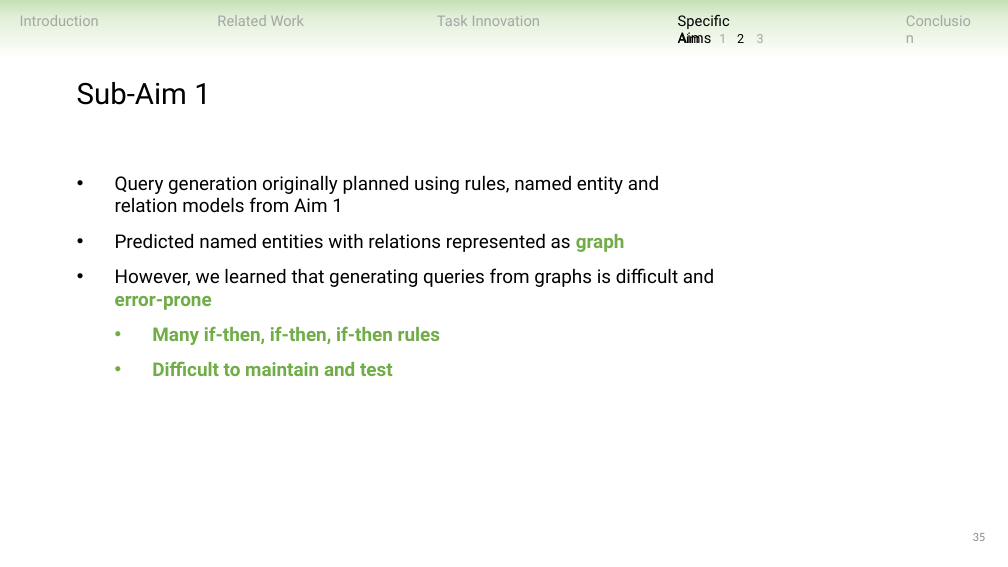
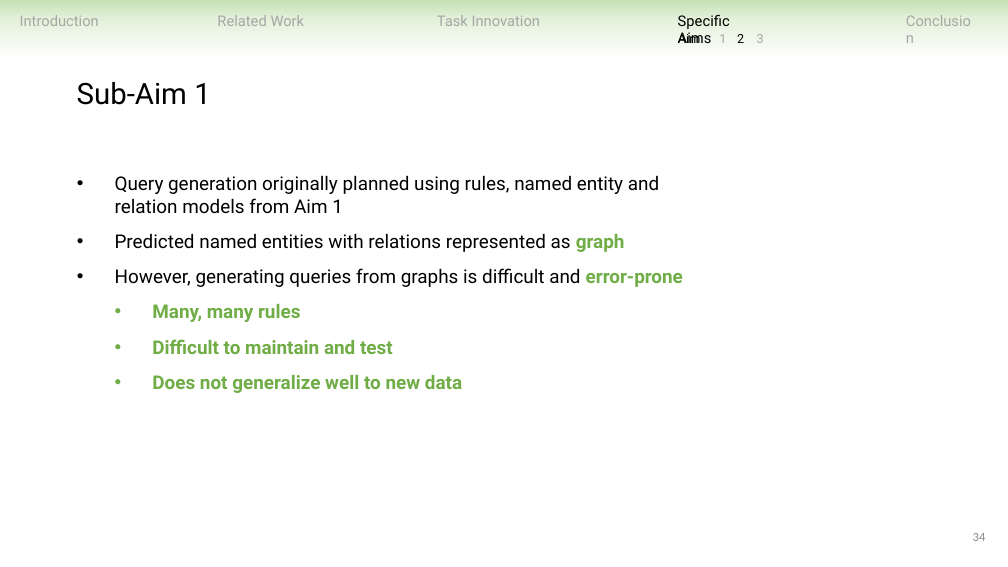
Before and after one commit to ndobb/dissertation, a slide deck: slide 34 of 4_general_exam/presentation/nic_dobbins_general_exam.pptx (slide 35 before the commit). Drawn at 1008x567 pixels with LibreOffice and Linux fonts; fonts in the diff are those of the drawing. Boxes give left, top, right and bottom in pixels: in the first picture for what was removed or moved away, otherwise in the second. Text is boxed around its words. In the diff, an @@ line names an element or a change of style, - is before the commit and + after.

```diff
--- a/4_general_exam/presentation/nic_dobbins_general_exam.pptx
+++ b/4_general_exam/presentation/nic_dobbins_general_exam.pptx
@@ text at [115,268,683,322]: text changed @@
-• However, we learned that generating queries from graphs is difficult and error-prone
-  • Many if-then, if-then, if-then rules
+• However, generating queries from graphs is difficult and error-prone
+  • Many, many rules
@@ text at [152,375,462,393]: paragraph added @@
+  • Does not generalize well to new data
@@ page number at [973,533,986,541]: text changed @@
-35
+34
```
Also in this commit, not shown: 17 other slides changed, 3 slides added, 2 slides removed.
